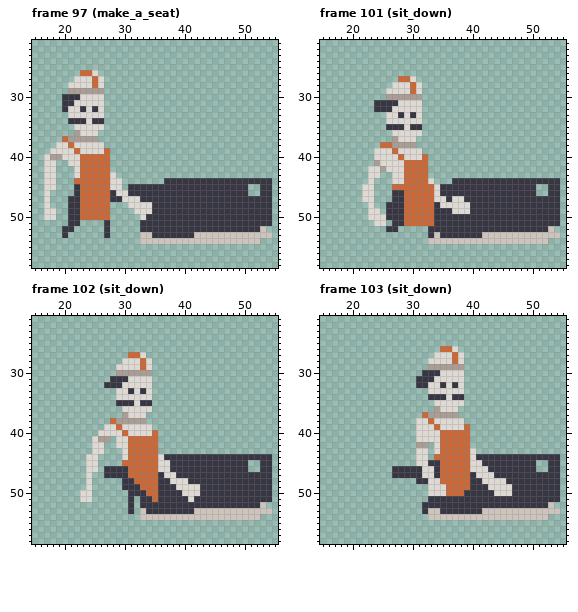
One commit to this pixel-art file: characters/player/player.aseprite. Above, as it was before the edit.
80x80 pixels, 119 frames. Shown: frame 97 (make_a_seat): x 15..55, y 21..58; frame 101 (sit_down): x 15..55, y 21..58; frame 102 (sit_down): x 15..55, y 21..58; frame 103 (sit_down): x 15..55, y 21..58. The commit also changed other frames, which this record leaves out.
Once edited:
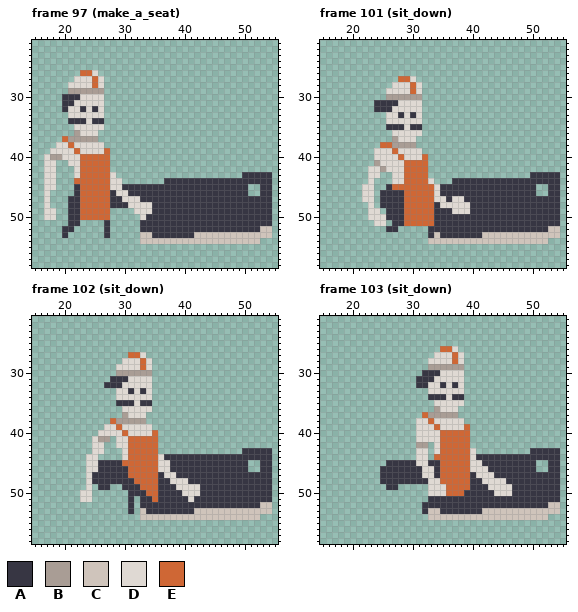
Palette (. is transparent): A #373643  B #a99d95  C #cfc4bb  D #dfd9d3  E #cf6735
Difference:
Frame 97 (make_a_seat), layer "Cleaver":
There is now colour A in row 43 at x 50 to 54; in row 45 at x 30; in row 48 at x 28 to 30.
There is now colour C in row 52 at x 54.
Frame 101 (sit_down), layer "Cleaver":
There is now colour A in row 43 at x 50 to 54; in row 45 at x 26; in rows 46 to 47 at x 25 to 26; in row 48 at x 25.
There is now colour C in row 52 at x 54.
Frame 102 (sit_down), layer "Cleaver":
There is now colour A in row 43 at x 50 to 54; in row 45 at x 26 to 29; in row 46 at x 26; in row 47 at x 25 to 26; in row 48 at x 25 to 29; in row 49 at x 26 to 27.
There is now colour C in row 52 at x 54.
Frame 103 (sit_down), layer "Cleaver":
There is now colour A in row 43 at x 50 to 54; in row 45 at x 26 to 30; in rows 46 to 47 at x 25 to 26; in row 48 at x 25 to 30; in row 49 at x 26 to 27.
There is now colour C in row 52 at x 54.
